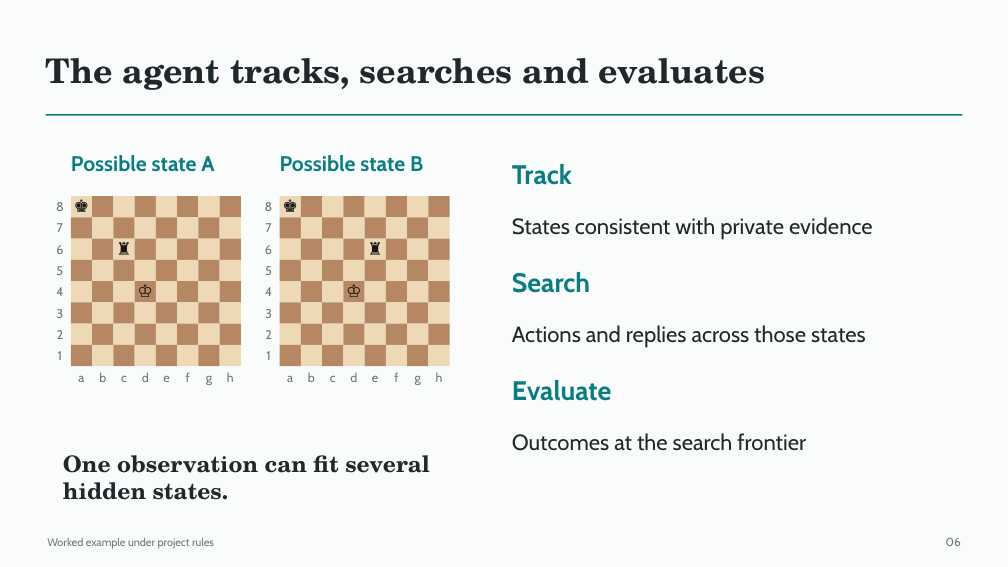
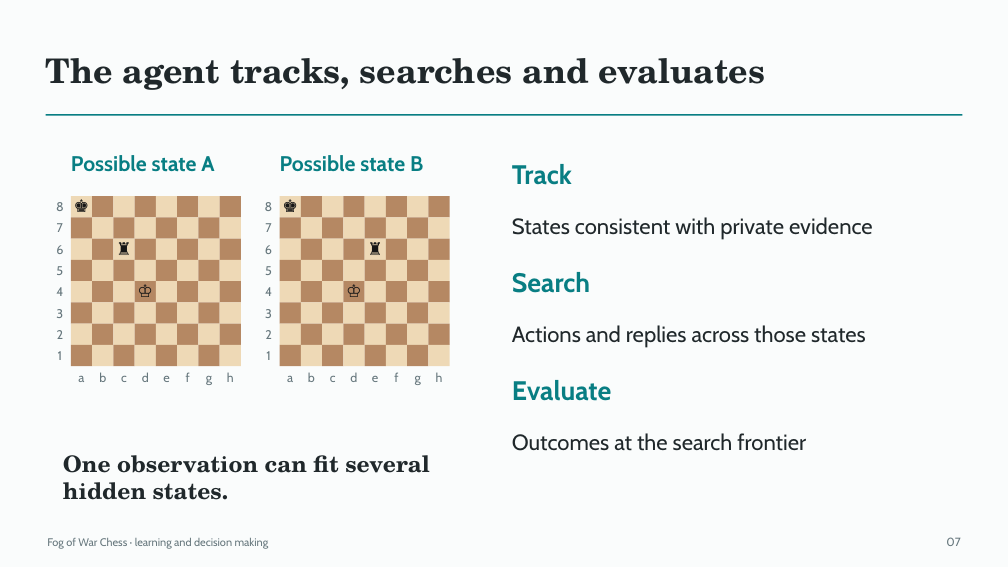
Before and after one commit to Mr-Teal/CS5446_project, a slide deck: slide 7 of docs/drafts/presentation-draft.pptx (slide 6 before the commit). Drawn at 1008x567 pixels with LibreOffice and Linux fonts; fonts in the diff are those of the drawing. Boxes give left, top, right and bottom in pixels: in the first picture for what was removed or moved away, otherwise in the second. Text is boxed around its words. In the diff, an @@ line names an element or a change of style, - is before the commit and + after.

```diff
--- a/docs/drafts/presentation-draft.pptx
+++ b/docs/drafts/presentation-draft.pptx
@@ text at [47,538,269,549]: text changed @@
-Worked example under project rules
+Fog of War Chess · learning and decision making
@@ text at [946,537,960,546]: text changed @@
-06
+07
```
Also in this commit, not shown: 10 other slides changed, 3 slides added, 3 other files.
